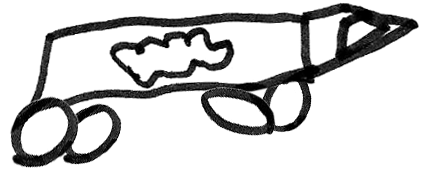
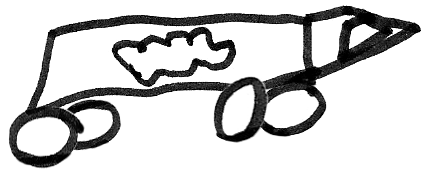
Comparing the layer stacks of the two w=428, h=170 images. Changes:
showed "FT copy 2" over [212, 76, 270, 143]
hid "FT copy" over [199, 86, 276, 137]
hid "BT copy 3" over [9, 95, 80, 169]
showed "BT" over [8, 105, 86, 169]
hid "Layer 6 copy 2" over [23, 2, 421, 124]
showed "Layer 6" over [23, 2, 421, 120]
hid "FB copy 2" over [260, 74, 313, 133]
showed "FB" over [252, 80, 327, 138]
hid "BB copy 4" over [61, 103, 122, 165]
showed "BB" over [50, 98, 123, 152]
